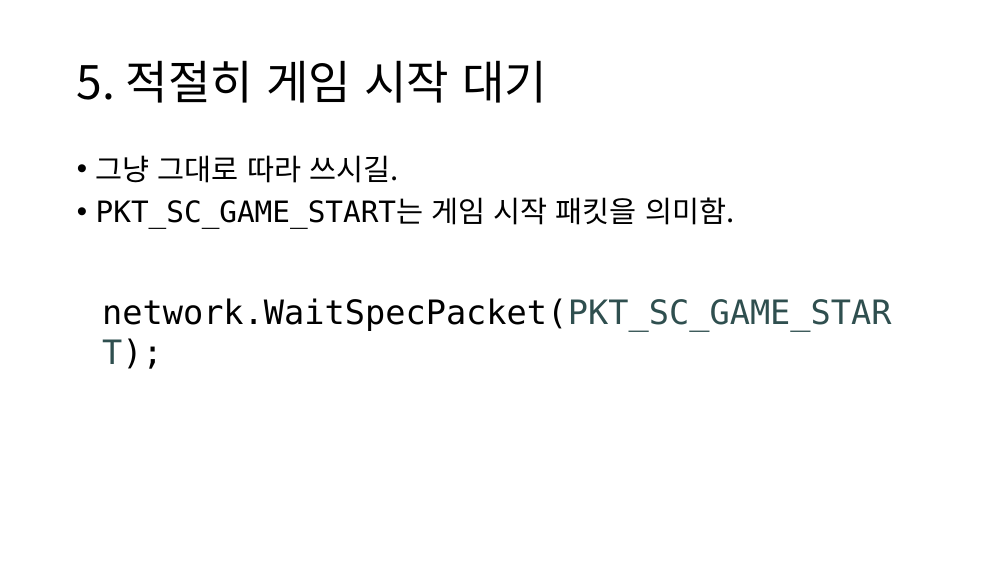
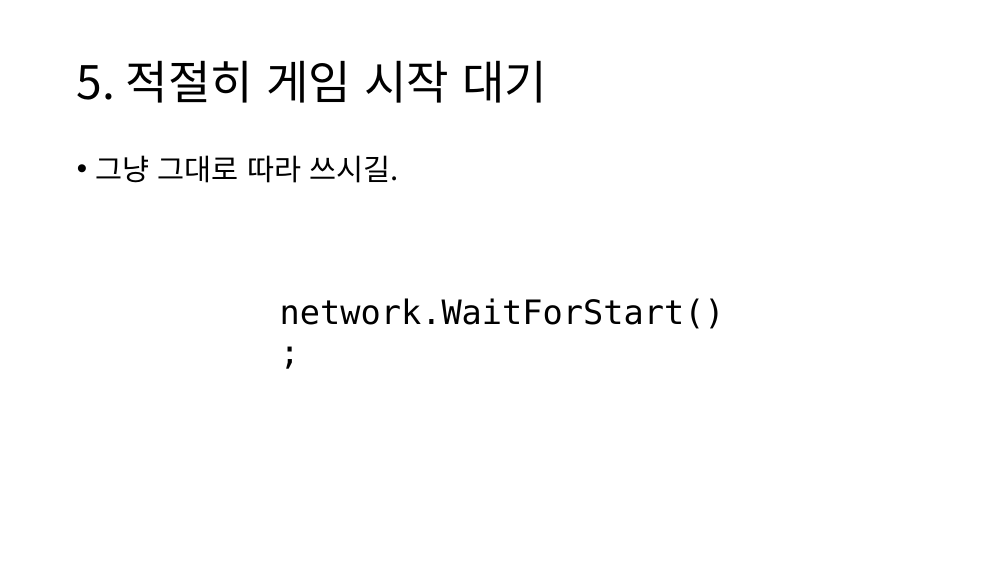
Before and after one commit to namse/BGNL, a slide deck: slide 11 of BGNL사용법설명.pptx. Drawn at 1008x567 pixels with LibreOffice and Linux fonts; fonts in the diff are those of the drawing. Boxes give left, top, right and bottom in pixels: in the first picture for what was removed or moved away, otherwise in the second. Text is boxed around its words. In the diff, an @@ line names an element or a change of style, - is before the commit and + after.

```diff
--- a/BGNL사용법설명.pptx
+++ b/BGNL사용법설명.pptx
@@ text at [96, 197, 734, 228]: paragraph removed @@
-• PKT_SC_GAME_START는 게임 시작 패킷을 의미함.
@@ text removed at [102, 298, 891, 331] @@
-network.WaitSpecPacket(PKT_SC_GAME_START);
@@ text added at [280, 298, 725, 329], 32 pt, text #000000 @@
+network.WaitForStart();
```
Also in this commit, not shown: 5 other slides changed, 8 slides added, 2 slides removed, 5 other files.
